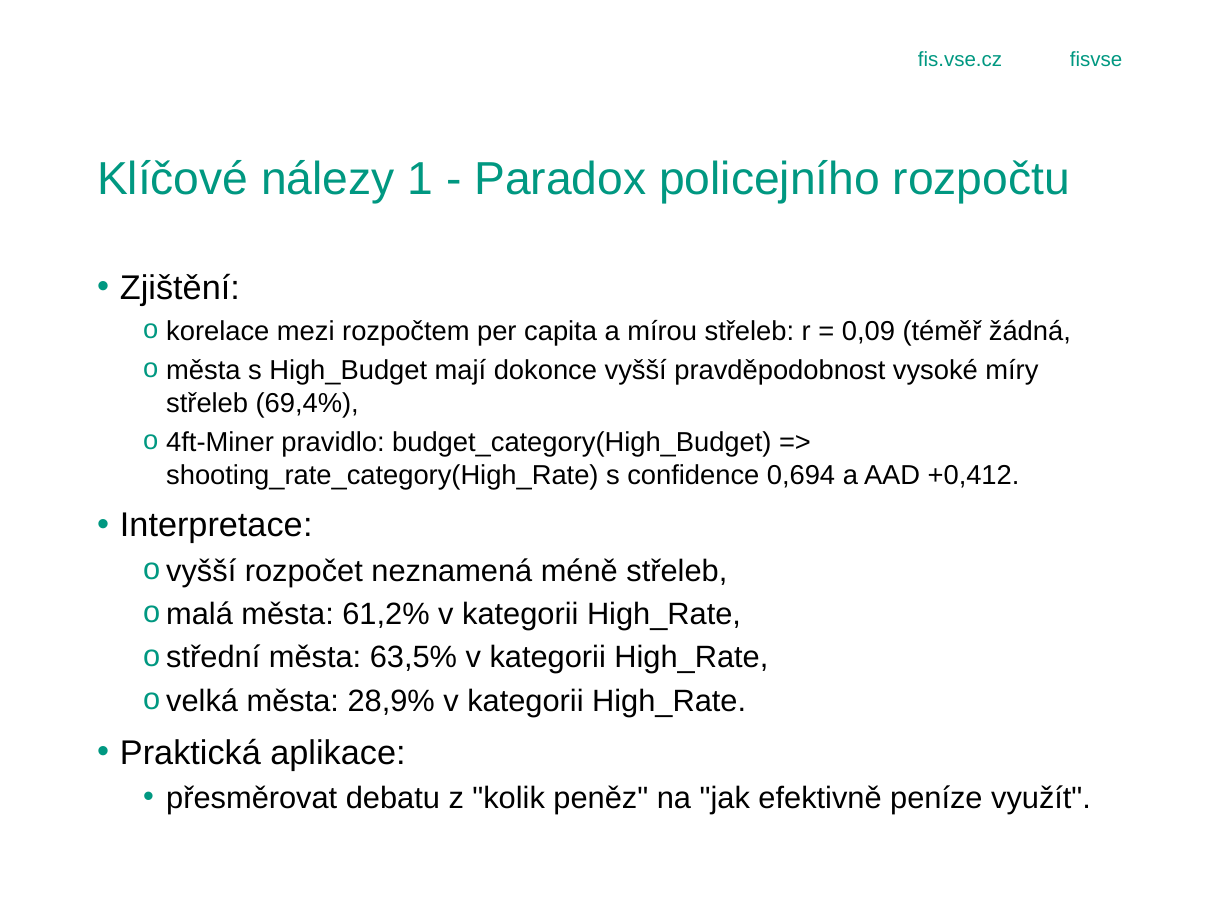
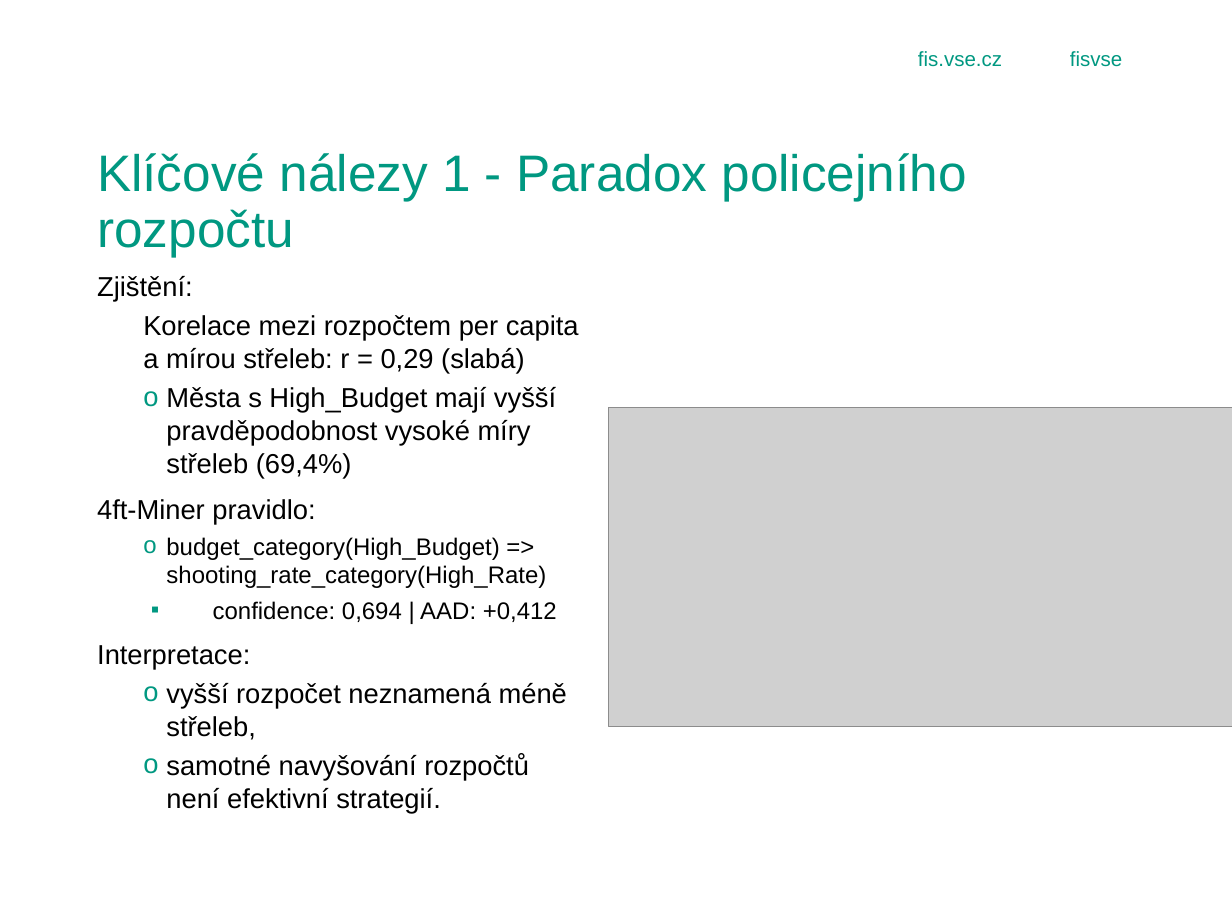
Before and after one commit to Bebicek/4IZ503_gajj02, a slide deck: slide 6 of obhajoba_prezentace.pptx (slide 10 before the commit). Drawn at 1232x924 pixels with LibreOffice and Linux fonts; fonts in the diff are those of the drawing; grey boxes stand for pictures; background and template pictures are left out. Boxes give left, top, right and bottom in pixels: in the first picture for what was removed or moved away, otherwise in the second. Text is boxed around its words. In the diff, an @@ line names an element or a change of style, - is before the commit and + after.

```diff
--- a/obhajoba_prezentace.pptx
+++ b/obhajoba_prezentace.pptx
@@ title "Klíčové nálezy 1 - Paradox ...": place and size @@
-title "Klíčové nálezy 1 - Paradox ..." at [97,160,1070,204]
+title "Klíčové nálezy 1 - Paradox ..." at [97,153,966,257]
@@ title "Klíčové nálezy 1 - Paradox ..." at [97,153,966,257]: size 27 to 30 pt; vertical alignment top to bottom @@
@@ text at [97,276,567,740]: size 20 to 16 pt in "Zjištění:", "Interpretace:"; size 18 to 16 pt in "vyšší rozpočet neznamená méně střeleb,"; bullet • to none @@
@@ text at [97,315,579,622]: text changed @@
-  o korelace mezi rozpočtem per capita a mírou střeleb: r = 0,09 (téměř žádná,
-  o města s High_Budget mají dokonce vyšší pravděpodobnost vysoké míry střeleb (69,4%),
-  o 4ft-Miner pravidlo: budget_category(High_Budget) => shooting_rate_category(High_Rate) s confidence 0,694 a AAD +0,412.
+  Korelace mezi rozpočtem per capita a mírou střeleb: r = 0,29 (slabá)
+  o Města s High_Budget mají vyšší pravděpodobnost vysoké míry střeleb (69,4%)
+4ft-Miner pravidlo:
+  o budget_category(High_Budget) => shooting_rate_category(High_Rate)
+    ▪ confidence: 0,694 | AAD: +0,412
@@ picture added at [609,408,1232,727] @@
@@ text at [166,754,529,813]: text changed; size 18 to 16 pt @@
-  o malá města: 61,2% v kategorii High_Rate,
-  o střední města: 63,5% v kategorii High_Rate,
-  o velká města: 28,9% v kategorii High_Rate.
-• Praktická aplikace:
-  • přesměrovat debatu z "kolik peněz" na "jak efektivně peníze využít".
+  o samotné navyšování rozpočtů není efektivní strategií.
```
Also in this commit, not shown: 6 other slides changed, 1 slide added, 4 slides removed.
